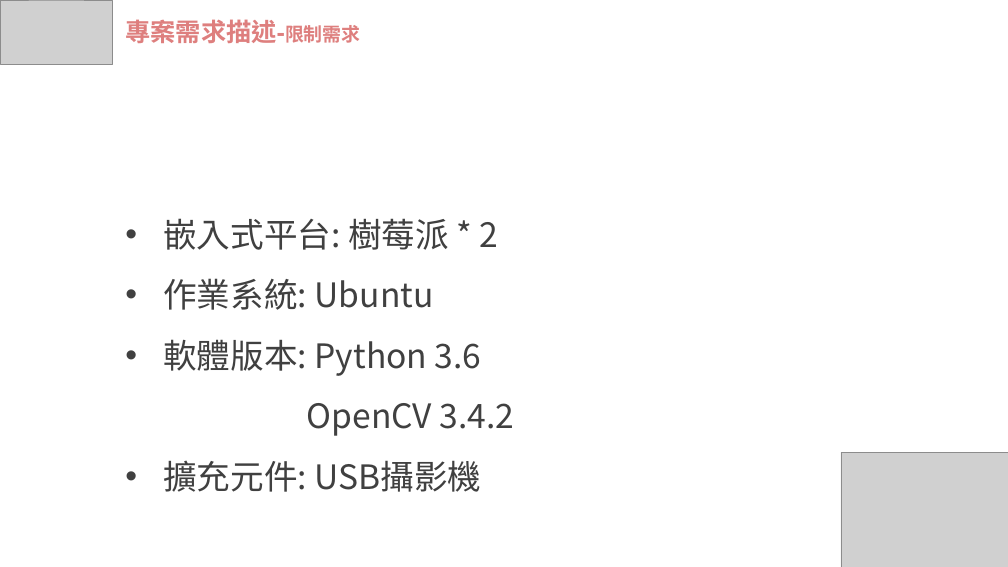
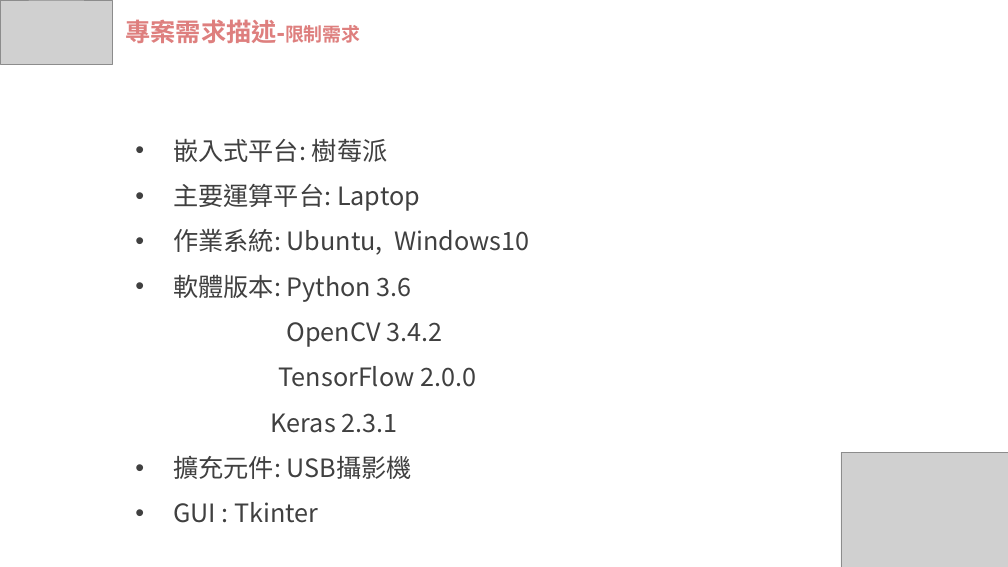
Before and after one commit to wasteee/Embedded-Image-Processing-final, a slide deck: slide 9 of IP_FRS.pptx. Drawn at 1008x567 pixels with LibreOffice and Linux fonts; fonts in the diff are those of the drawing; grey boxes stand for pictures. Boxes give left, top, right and bottom in pixels: in the first picture for what was removed or moved away, otherwise in the second. Text is boxed around its words. In the diff, an @@ line names an element or a change of style, - is before the commit and + after.

```diff
--- a/IP_FRS.pptx
+++ b/IP_FRS.pptx
@@ text "嵌入式平台: 樹莓派": place and size @@
-text "嵌入式平台: 樹莓派" at [163, 218, 515, 492]
+text "嵌入式平台: 樹莓派" at [173, 139, 529, 523]
@@ text at [173, 139, 529, 255]: text changed; size 32 to 24 pt @@
-• 嵌入式平台: 樹莓派 * 2
-• 作業系統: Ubuntu
+• 嵌入式平台: 樹莓派
+• 主要運算平台: Laptop
+• 作業系統: Ubuntu, Windows10
@@ text at [173, 275, 442, 479]: size 32 to 24 pt in "軟體版本: Python 3.6", "OpenCV 3.4.2", "擴充元件: USB攝影機" @@
@@ text at [271, 366, 476, 433]: paragraphs added @@
+TensorFlow 2.0.0
+Keras 2.3.1
@@ text at [173, 502, 318, 523]: paragraph added @@
+• GUI : Tkinter
```
Also in this commit, not shown: 6 other slides changed, 1 slide added, 1 slide removed.
